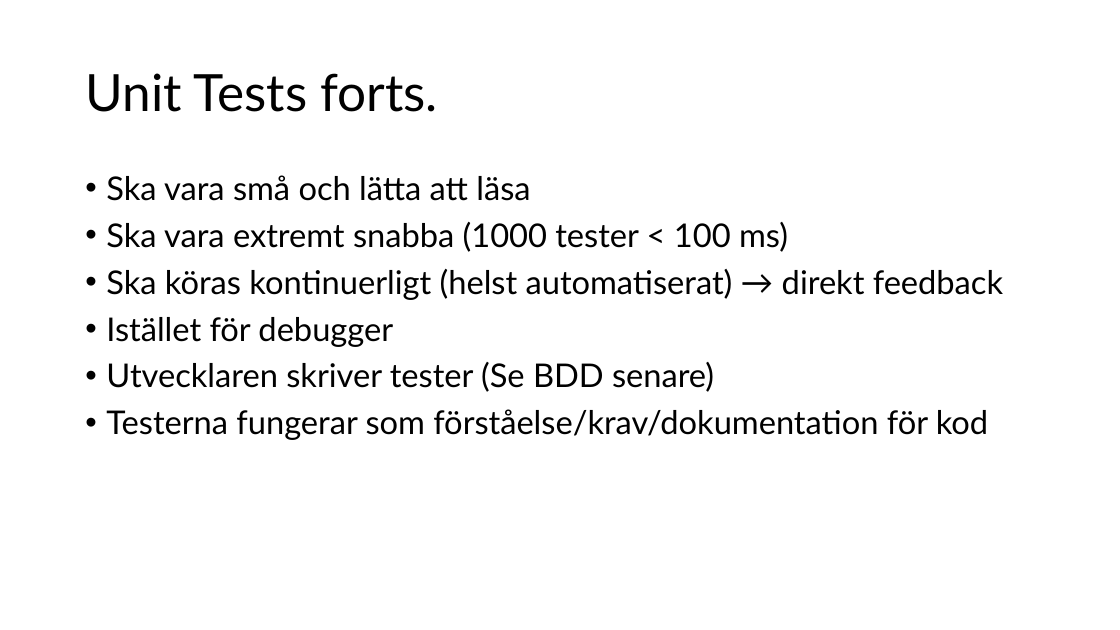
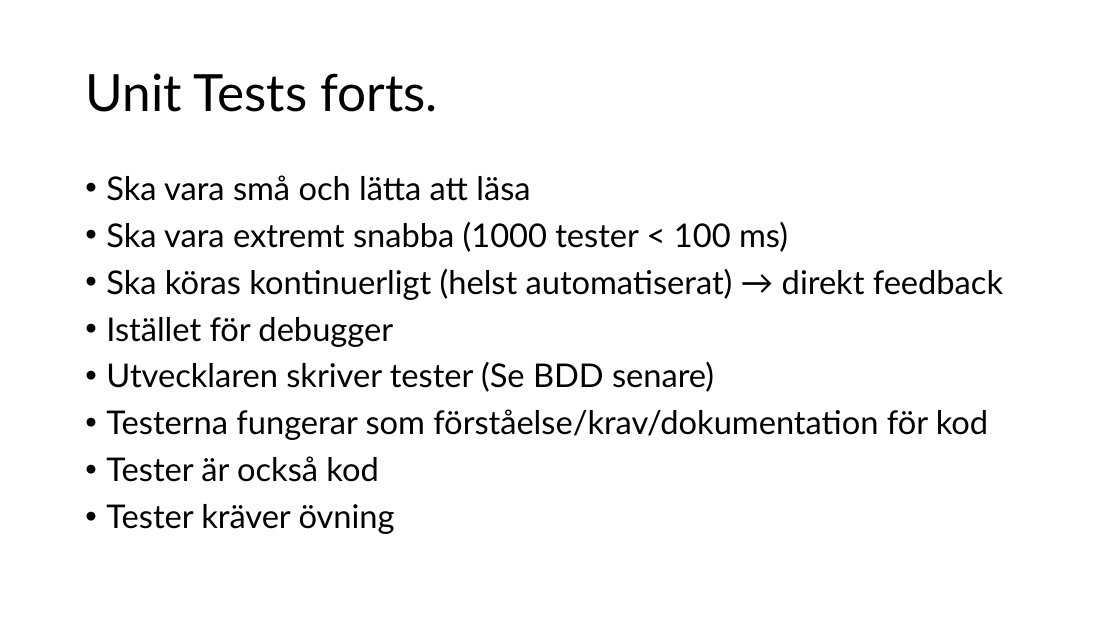
Before and after one commit to bjornstalfors/utbildning, a slide deck: slide 9 of Testning.pptx. Drawn at 1120x630 pixels with LibreOffice and Linux fonts; fonts in the diff are those of the drawing. Boxes give left, top, right and bottom in pixels: in the first picture for what was removed or moved away, otherwise in the second. Text is boxed around its words. In the diff, an @@ line names an element or a change of style, - is before the commit and + after.

```diff
--- a/Testning.pptx
+++ b/Testning.pptx
@@ text at (106, 456, 395, 534): paragraphs added @@
+• Tester är också kod
+• Tester kräver övning
```
Also in this commit, not shown: 2 other slides changed, 2 other files.
